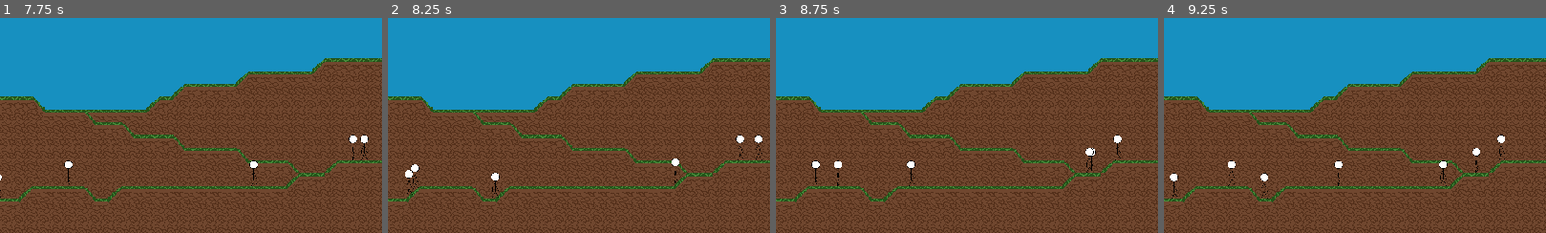
Above: before the commit, frames 1-4 (left to right).
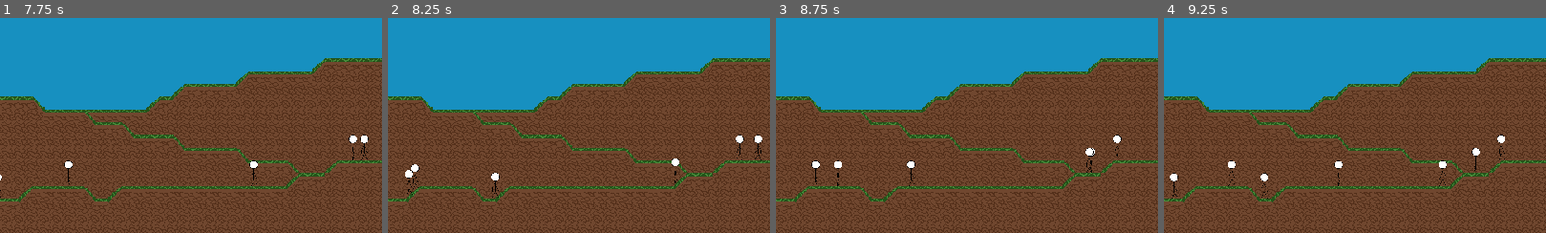
Above: after the commit, the same moments.

Repository: rickakell/GameJam2024
Game: Godot game, scene res://scenes/game.tscn
Two runs of this game, one before a commit and one after it. Both use one fixed random seed, a clock stepped at 60 frames per second and the inputs below.
Inputs (mouse positions are % of the whole screen's width and height, from its top left):
- Up to frame 1 (7.75 s): tap Enter at 0.5 s; move the mouse to (72, 45) at 0.52 s; click (72, 45) at 0.6 s; tap Space at 1.25 s; move the mouse to (41, 80) at 1.27 s; right-click (41, 80) at 1.35 s; click (41, 80) at 1.42 s; move the mouse to (31, 76) at 2.02 s; click (31, 76) at 2.1 s; move the mouse to (45, 70) at 2.77 s; right-click (45, 70) at 2.85 s; click (45, 70) at 2.92 s; move the mouse to (66, 83) at 3.52 s; click (66, 83) at 3.6 s; move the mouse to (23, 84) at 4.27 s; right-click (23, 84) at 4.35 s; click (23, 84) at 4.42 s; move the mouse to (18, 76) at 5.02 s; click (18, 76) at 5.1 s; move the mouse to (35, 25) at 5.77 s; right-click (35, 25) at 5.85 s; click (35, 25) at 5.92 s; move the mouse to (47, 87) at 6.52 s; click (47, 87) at 6.6 s; move the mouse to (44, 81) at 7.27 s; right-click (44, 81) at 7.35 s; click (44, 81) at 7.42 s
- Up to frame 2 (8.25 s): move the mouse to (36, 76) at 8.02 s; click (36, 76) at 8.1 s
- Up to frame 3 (8.75 s): no input
- Up to frame 4 (9.25 s): move the mouse to (45, 70) at 8.77 s; right-click (45, 70) at 8.85 s; click (45, 70) at 8.92 s
The pictures show only the part of the screen within x 49-99%, y 50-100%; the shares and areas given below are measured in that part.

Frame 1 is identical in both runs. In frame 2, 0.1% of the frame differs, in the area x 91-98%, y 54-67%; in frame 3, less than 0.1%; in frame 4, 0.1%.

Commit message:
Fix animation flipping code

Diff:
--- a/scripts/WalkingTarget.gd
+++ b/scripts/WalkingTarget.gd
@@ -41,7 +41,9 @@
 		queue_free()
 
 func set_flip_state(current_direction):
+	print("called")
 	if current_direction == 1:
-		false
+		animated_sprite.flip_h = false
 	if current_direction == -1:
-		true
+		print("flipped")
+		animated_sprite.flip_h = true
